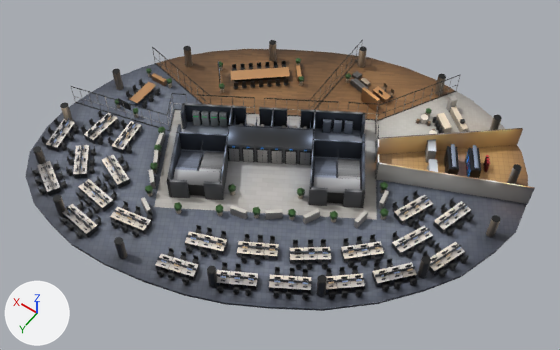
What one commit did to the glTF model public/building/floor_S.glb.
The view is the same before and after, from a 50 mm camera at (-33.2, 44.5, 68.5) aimed at (-2.0, 0.8, -0.2). The axes (+X, +Y, +Z) are drawn at lower left. The lights are the same throughout. The picture after the commit comes second. Vertices at exactly the same position are counted once.

Objects in the first picture: 'floor', 'floor_v'.
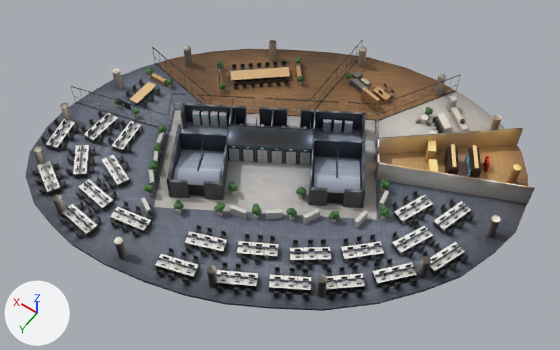
What the commit changed:
me_s_floor_v_001 is used by ob_floor_v; location (0.0, 0.0, 0.0).
me_s_floor_v_001 had 21566 vertices, 27395 faces and spanned x -26.8..24.7, y -22.5..21.0, z -0.4..2.8.
me_s_floor_v_001 now has 26210 vertices, 36273 faces and spans x -26.8..24.7, y -22.5..21.0, z -0.4..2.8.
me_s_floor_v_001 part 1: a new loose piece, an icosphere of 80 faces spanning x -3.72..-2.83, y 6.45..7.38, z 0.72..1.65, in mat_mb_vertex.
me_s_floor_v_001 part 2: the loose piece of 12 vertices spanning x 7.5..8.4, y 10.9..11.8, z 0.5..1.5 is rebuilt with 42 vertices and now spans x 7.4..8.0, y 10.9..11.6, z 0.6..1.3.
me_s_floor_v_001 part 3: 55 vertices moved within x -14.4..17.0, y -16.2..11.6, z 0.0..1.5; 247 vertices removed from x -14.9..20.5, y -16.2..11.7, z 0.0..1.5; 3777 vertices added at x -15.0..20.5, y -16.3..11.9, z 0.0..1.8.
me_s_floor_v_001 part 4: 5 vertices moved within x -11.2..-10.9, y -16.7..-16.2, z 0.0..0.8; 6 vertices removed from x -11.4..-11.0, y -16.3..-16.2, z 0.0..0.5; 208 vertices added at x -11.7..-10.8, y -16.8..-16.0, z 0.0..1.4.
me_s_floor_v_001 part 5: 14153 kept faces spanning x -25.2..24.5, y -22.2..20.1, z 0.0..2.8 get new vertex colours.
Other edits to the shape of me_s_floor_v_001 do not show in these pictures.

Pixel boxes (x1, y1, x2, y2) of what changed, in the pictures (560 x 350 px):
part 1 of me_s_floor_v_001, added
    after: (252, 206, 261, 214)
part 2 of me_s_floor_v_001, rebuilt (22% narrower, 33% shorter)
    before: (145, 185, 153, 193)
    after: (149, 188, 155, 193)
part 3 of me_s_floor_v_001, built on
    before: (117, 58, 389, 223)
    after: (114, 57, 390, 223)
part 4 of me_s_floor_v_001, reshaped
    after: (425, 107, 433, 117)
part 5 of me_s_floor_v_001, recoloured
    both: (33, 40, 521, 297)
